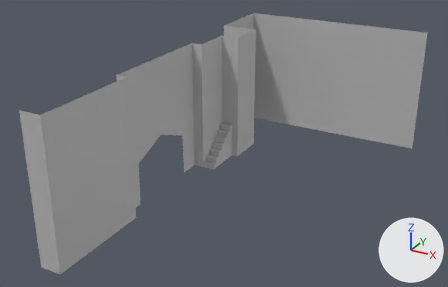
What one commit did to the FBX model Assets/Game/3D/Cenario_Selecao/Models/SM_Parede_Selecao.fbx.
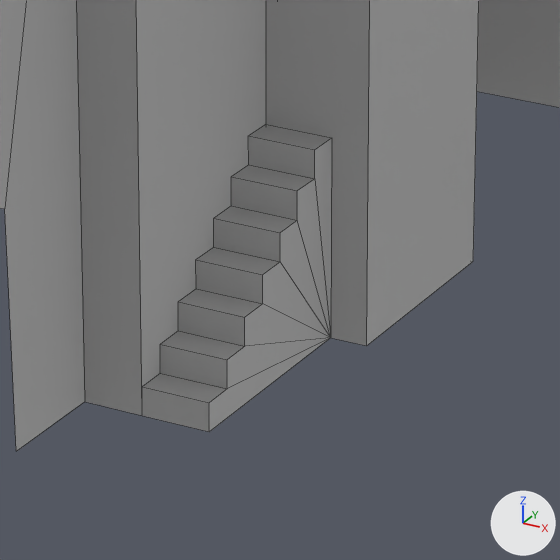
Each version is shown whole from a camera (50 mm lens) standing at (2.296, -5.0, 3.195) and looking at (-0.508, 0.098, 0.646), then close up on the part from 41% to 60% of the width and 36% to 66% of the height. The axes (+X, +Y, +Z) are drawn at lower right. The lights are the same throughout. The last two pictures show the newer version. The close-ups show mesh edges as thin lines. Where no turn or scale is listed for an object, it has been applied to the vertices. Vertices at exactly the same position are counted once.

Objects in the first close-up: 'SM_Parede_Selecao'.
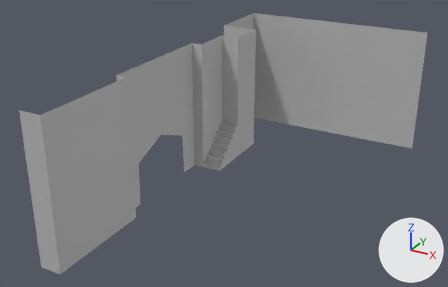
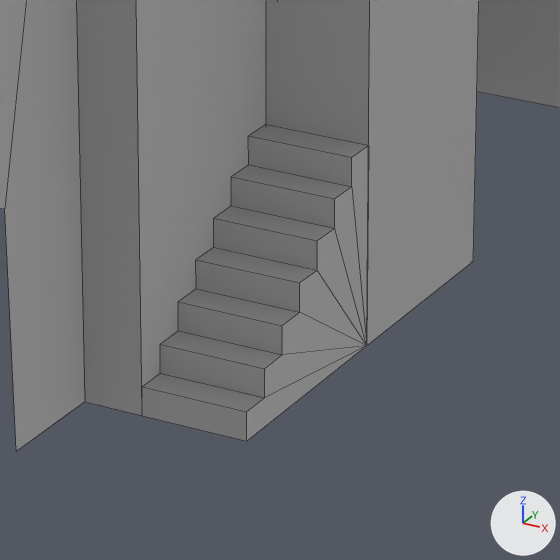
Where the change shows, as pixel boxes (x1, y1, x2, y2) in the close-ups (560 x 560 px; the box of a moved part takes in the faces that stretch with it):
part 1 of me_mesh, moved or reshaped: before (142, 124, 332, 432); after (142, 124, 369, 441)

The change, as a diff of the scene's bpy script:
```diff
--- a/Assets/Game/3D/Cenario_Selecao/Models/SM_Parede_Selecao.fbx.py
+++ b/Assets/Game/3D/Cenario_Selecao/Models/SM_Parede_Selecao.fbx.py
@@ me_mesh @@
 me_mesh.from_pydata(...)  # 60 vertices, 35 faces; spans x -0.22..2.03, y -1.67..2.49, z -0.74..0.74
 # used by ob_sm_parede_selecao; location = (-1.104, -0.096, 0.737)
+# me_mesh part 1: all 16 vertices in x 0.14, y 0.76..1.22, z -0.74..-0.34 are moved by (0.08, 0.0, 0.0)
 me_mesh.materials.append(mat_mt_parede_selecao)
```
